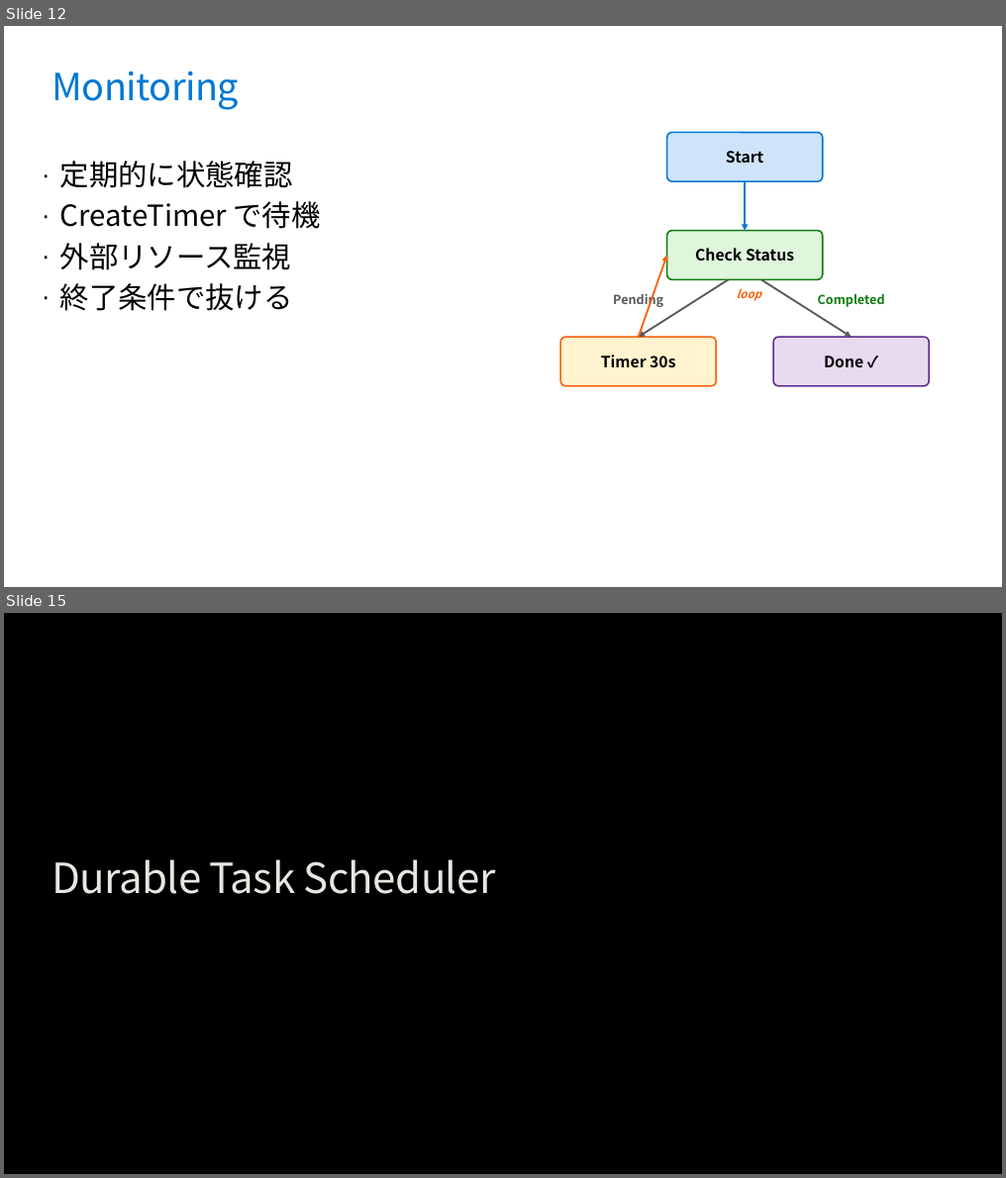
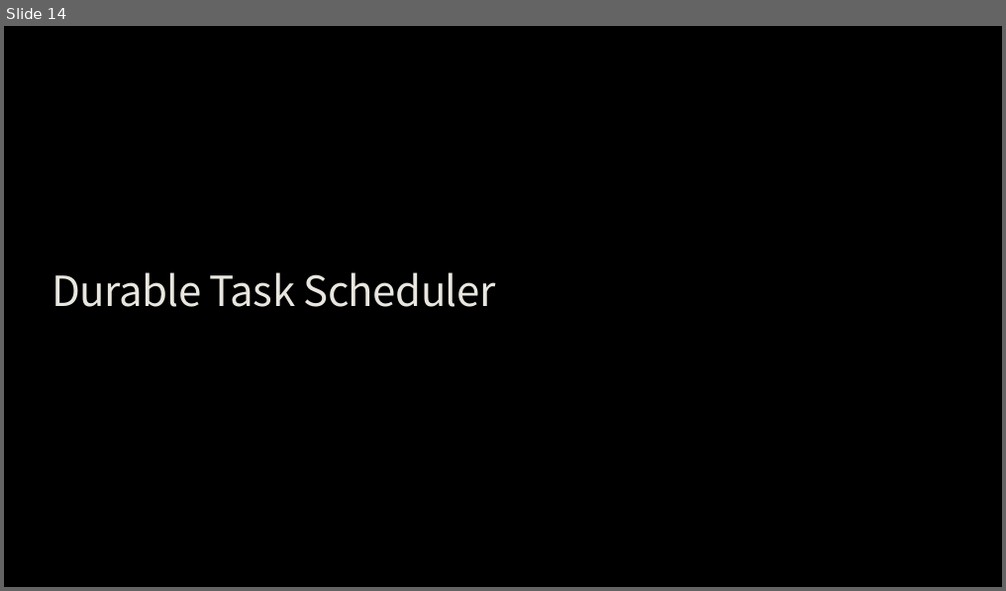
Before and after one commit to runceel/yonayona-durable, a slide deck: slides/slides.pptx. Shown one above the other, each under a label of ours: slides 12 and 15 before the commit, slide 14 after it; the slides between them are not shown. The pictures are 1006x1178 and 1006x591 pixels, drawn with LibreOffice and Linux fonts; fonts in the diff are those of the drawing; background and template pictures are left out. Boxes give left, top, right and bottom in pixels: in the first picture for what was removed or moved away, otherwise in the second. Text is boxed around its words. In the diff, an @@ line names an element or a change of style, - is before the commit and + after.

```diff
--- a/slides/slides.pptx
+++ b/slides/slides.pptx
@@ slide 12 removed at <box>4,26,1002,587</box>, background #FFFFFF @@
@@ title removed at <box>53,71,239,110</box> @@
-Monitoring
@@ rounded rectangle removed at <box>667,132,823,181</box> @@
-Start
@@ text removed at <box>60,161,321,311</box> @@
-· 定期的に状態確認
-· CreateTimer で待機
-· 外部リソース監視
-· 終了条件で抜ける
@@ arrow removed from (746, 181) to (746, 230) @@
@@ rounded rectangle removed at <box>667,230,823,279</box> @@
-Check Status
@@ arrow removed from (639, 338) to (667, 255) @@
@@ text removed at <box>613,291,663,308</box> @@
-Pending
@@ arrow removed from (729, 279) to (639, 338) @@
@@ text removed at <box>737,288,762,301</box> @@
-loop
@@ arrow removed from (761, 279) to (851, 338) @@
@@ text removed at <box>818,294,885,307</box> @@
-Completed
@@ rounded rectangle removed at <box>561,338,717,386</box> @@
-Timer 30s
@@ rounded rectangle removed at <box>773,338,930,386</box> @@
-Done ✓
@@ what was slide 15 is now slide 14 @@
```
Also in this commit, not shown: 5 slides changed, 7 slides added, 7 other slides removed.
